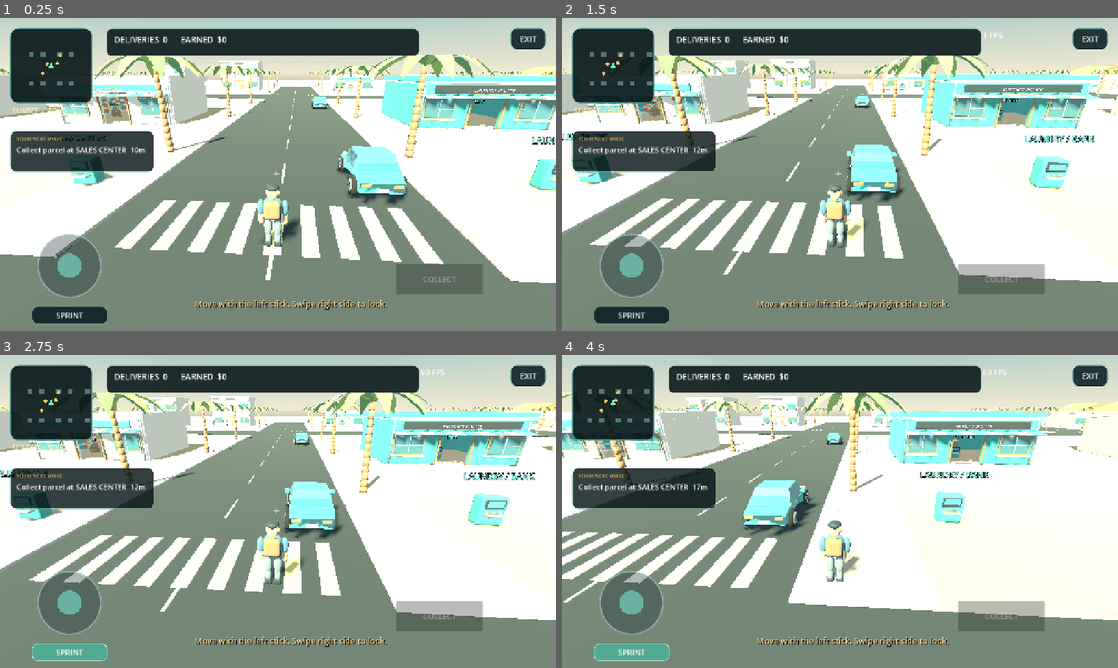
Above: before the commit, frames 1-4 (two rows, left to right).
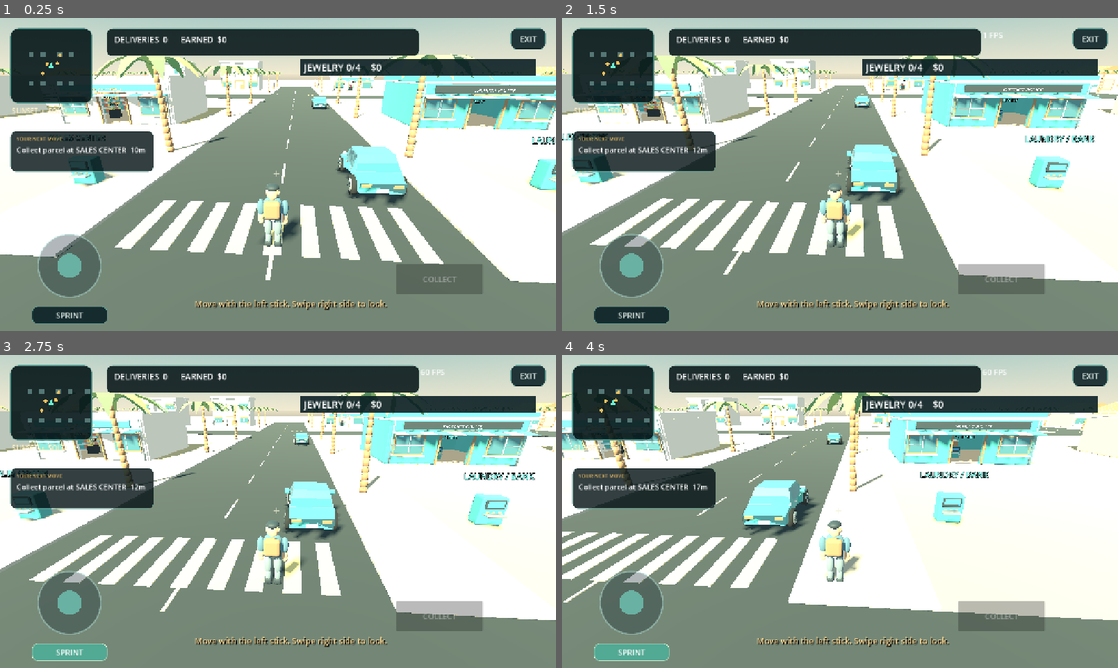
Above: after the commit, the same moments.

Repository: nydgrdp-del/district-run
Game: Godot game, scene res://main.tscn
Same seed, same stepped clock (60 frames per second), same inputs: the game is played once before the commit and once after it.
Inputs (mouse positions are in pixels of both pictures, inside the frame that each line leads up to):
- Up to frame 1 (0.25 s): no input
- Up to frame 2 (1.5 s): move the mouse to (962, 158) at 0.52 s; hold D (right) 0.53-1.25 s; hold Tab (bag) 0.53-1.25 s; click (962, 158) at 0.67 s; tap E (interact) at 0.8 s; drag from (728, 190) to (812, 237) at 1.27 s
- Up to frame 3 (2.75 s): click "SPRINT" at 2 s
- Up to frame 4 (4 s): tap Enter at 2.75 s; move the mouse to (895, 442) at 2.77 s; hold D (right) 2.78-3.5 s; hold M (mask) 2.78-3.5 s; tap Shift (sprint) at 3.05 s; drag from (812, 574) to (673, 464) at 3.52 s

The runs differ from the first frame. In frame 1, 2.3% of the frame differs, in the area x 18-97%, y 13-32%; in frame 2, 2.3%; in frame 3, 2.3%, in the area x 15-97%, y 13-32%; in frame 4, 2.3%.

Commit message:
Open solo shops and add persistent jewelry, car trunks and sales

Diff:
--- /dev/null
+++ b/client/scripts/jewelry.gd
@@ -0,0 +1,116 @@
+extends RefCounted
+
+const ITEMS := ["Gold ring","Ruby","Sapphire"]
+const VALUES := [180,320,450]
+const SAVE := "user://jewelry.cfg"
+var bag: Array = []
+var trunks: Dictionary = {}
+var taken: Dictionary = {}
+var cash := 0
+var solo := false
+var displays: Dictionary = {}
+
+func load_progress() -> void:
+	var save:=ConfigFile.new()
+	if save.load(SAVE)==OK:
+		bag=save.get_value("inventory","bag",[])
+		trunks=save.get_value("inventory","cars",{})
+		taken=save.get_value("inventory","taken",{})
+		cash=save.get_value("inventory","cash",0)
+
+func save_progress() -> void:
+	var save:=ConfigFile.new()
+	for entry in [["bag",bag],["cars",trunks],["taken",taken],["cash",cash]]:
+		save.set_value("inventory",entry[0],entry[1])
+	save.save(SAVE)
+
+func add_shop(world: Node, shop: Node3D, id: String) -> void:
+	var stand:=StandardMaterial3D.new()
+	stand.albedo_color=Color("263035")
+	world.label_at(shop,"JEWELRY",Vector3(0,2.7,5.6),Color("ffe09a"))
+	for i in 3:
+		var key:="%s/%d" % [id,i]
+		var base:=Vector3(-2.8+i*2.8,0,1.4)
+		world.mesh_box(shop,base+Vector3.UP*.46,Vector3(.95,.92,.82),stand)
+		var piece:=MeshInstance3D.new()
+		if i==0:
+			var ring:=TorusMesh.new()
+			ring.inner_radius=.13
+			ring.outer_radius=.22
+			piece.mesh=ring
+			piece.rotation.x=.85
+		else:
+			var gem:=CylinderMesh.new()
+			gem.radial_segments=8
+			gem.top_radius=.13
+			gem.bottom_radius=.23
+			gem.height=.30
+			piece.mesh=gem
+		var mat:=StandardMaterial3D.new()
+		mat.albedo_color=[Color("ffc341"),Color("d82559"),Color("236deb")][i]
+		mat.metallic=.55
+		mat.roughness=.18
+		piece.material_override=mat
+		shop.add_child(piece)
+		piece.position=base+Vector3.UP*1.12
+		piece.visible=solo and not taken.has(key)
+		displays[key]=piece
+		piece.tree_exiting.connect(func(): if displays.get(key)==piece: displays.erase(key))
+
+func refresh() -> void:
+	for key in displays:
+		displays[key].visible=solo and not taken.has(key)
+
+func context(pos: Vector3,world: Node) -> Dictionary:
+	var nearest:=""
+	var distance:=1.8
+	for key in displays:
+		var piece: Node3D=displays[key]
+		if not piece.visible:
+			continue
+		var at:=piece.global_position
+		var d:=Vector2(pos.x-at.x,pos.z-at.z).length()
+		if d<distance:
+			nearest=key
+			distance=d
+	if nearest!="":
+		var i:=nearest.get_slice("/",1).to_int()
+		return {"kind":"take","key":nearest,"item":i,"text":"TAKE "+ITEMS[i] if bag.size()<4 else "BAG FULL"}
+	if not bag.is_empty() and pos.distance_to(world.stations.fence.position)<3:
+		return {"kind":"sell","text":"SELL JEWELRY"}
+	for id in world.vehicles:
+		var car: Node3D=world.vehicles[id]
+		if pos.distance_to(car.to_global(Vector3(0,0,2.9)))>1.6:
+			continue
+		var cargo: Array=trunks.get(id,[])
+		if not bag.is_empty() and cargo.size()<12:
+			return {"kind":"store","key":id,"text":"STORE IN TRUNK"}
+		if not cargo.is_empty() and bag.size()<4:
+			return {"kind":"unload","key":id,"text":"UNLOAD TRUNK"}
+		return {"kind":"","text":"TRUNK %d/12" % cargo.size()}
+	return {}
+
+func interact(action: Dictionary) -> void:
+	match action.get("kind",""):
+		"take":
+			if bag.size()>=4 or taken.has(action.key):
+				return
+			taken[action.key]=true
+			bag.append(action.item)
+			displays[action.key].hide()
+		"store","unload":
+			var cargo: Array=trunks.get(action.key,[])
+			if action.kind=="store":
+				while not bag.is_empty() and cargo.size()<12:
+					cargo.append(bag.pop_back())
+			else:
+				while not cargo.is_empty() and bag.size()<4:
+					bag.append(cargo.pop_back())
+			trunks[action.key]=cargo
+		"sell":
+			for item in bag:
+				cash+=VALUES[item]
+			bag.clear()
+		_:
+			return
+	save_progress()
--- a/client/scripts/main.gd
+++ b/client/scripts/main.gd
@@ -216,6 +216,7 @@
 	objective.autowrap_mode=TextServer.AUTOWRAP_WORD_SMART
 	touch=TouchControls.new()
 	root.add_child(touch)
+	touch.loot_pressed.connect(_jewel_action)
 	touch.vehicle_pressed.connect(_vehicle)
 	touch.look_changed.connect(func(delta: Vector2): yaw-=delta.x*.005; pitch=clampf(pitch+delta.y*.003,-.08,.9))
 	sprint_button=_button(hud,"SPRINT",Vector2(74,664),Vector2(173,40),func(): pass)
@@ -247,6 +248,8 @@
 
 func _start_practice() -> void:
 	practice=true
+	world.jewelry.solo=true
+	world.jewelry.refresh()
 	carrying=false
 	deliveries=0
 	net.player_id="local"
@@ -269,8 +272,18 @@
 	_practice_hud()
 	_notice("Move with the left stick. Swipe right side to look.")
 
+func _jewel_action() -> void:
+	if practice and you.vehicle=="":
+		world.jewelry.interact(world.jewelry.context(Vector3(you.x,0,you.z),world))
+		_practice_hud()
+
 func _practice_hud() -> void:
 	touch.vehicle_caption="EXIT CAR" if you.vehicle!="" else ("ENTER CAR" if _near_car()!="" else "")
+	var action: Dictionary=world.jewelry.context(Vector3(you.x,0,you.z),world) if you.vehicle=="" else {}
+	touch.loot_caption=action.get("text","")
+	touch.bag_caption="JEWELRY %d/4    $%d" % [world.jewelry.bag.size(),world.jewelry.cash]
+	if you.vehicle!="":
+		touch.bag_caption+="    TRUNK %d/12" % world.jewelry.trunks.get(you.vehicle,[]).size()
 	touch.queue_redraw()
 	var station: Dictionary=world.data.stations[1 if carrying else 0]
 	var offset:=Vector2(station.x-you.x,station.z-you.z)
@@ -315,7 +328,12 @@
 	for dx in range(-1,2):
 		for dz in range(-1,2):
 			for building in world.buildings_by_chunk.get(key+Vector2i(dx,dz),[]):
+				if building.style=="shop" and ignore_car=="":
+					continue
 				if absf(pos.x-building.x)<6.18+radius and absf(pos.y-building.z)<5.18+radius:
+					return true
+			for wall in world.walls_by_chunk.get(key+Vector2i(dx,dz),[]):
+				if absf(pos.x-wall[0])<wall[2]*.5+radius and absf(pos.y-wall[1])<wall[3]*.5+radius:
 					return true
 	for id in world.vehicles:
 		if id==ignore_car:
@@ -370,6 +388,10 @@
 func _disconnected() -> void:
 	playing=false
 	practice=false
+	world.jewelry.solo=false
+	world.jewelry.refresh()
+	touch.loot_caption=""
+	touch.bag_caption=""
 	touch.vehicle_caption=""
 	hud.hide()
 	menu.show()
@@ -570,6 +592,10 @@
 		if not str(you.vehicle).is_empty():
 			target=Vector3(you.x,1.5,you.z)
 		var offset := Vector3(.6,2.4+pitch*4,6.2).rotated(Vector3.UP,yaw)
+		var cell:=Vector2i(roundi(target.x/60),roundi(target.z/60))
+		for shop in world.buildings_by_chunk.get(cell,[]):
+			if shop.style=="shop" and absf(target.x-shop.x)<5.9 and absf(target.z-shop.z)<5:
+				offset=Vector3(.2,.65,1.8).rotated(Vector3.UP,yaw)
 		var desired := target+offset
 		var query := PhysicsRayQueryParameters3D.create(target,desired)
 		var hit := get_world_3d().direct_space_state.intersect_ray(query)
--- a/client/scripts/touch_controls.gd
+++ b/client/scripts/touch_controls.gd
@@ -1,6 +1,10 @@
 extends Control
 
 signal look_changed(delta: Vector2)
+signal loot_pressed
+var loot_caption := ""
+var bag_caption := ""
+const LOOT_RECT := Rect2(920,565,315,70)
 signal vehicle_pressed
 var vehicle_caption := ""
 const CAR_RECT := Rect2(995,480,235,70)
@@ -22,6 +26,10 @@
 	if event is InputEventScreenTouch:
 		var pos: Vector2 = event.position / scale_factor
 		if event.pressed and not event.canceled:
+			if not loot_caption.is_empty() and LOOT_RECT.has_point(pos):
+				loot_pressed.emit()
+				get_viewport().set_input_as_handled()
+				return
 			if not vehicle_caption.is_empty() and CAR_RECT.has_point(pos):
 				vehicle_pressed.emit()
 				get_viewport().set_input_as_handled()
@@ -51,6 +59,12 @@
 func _draw() -> void:
 	if not enabled:
 		return
+	if not bag_caption.is_empty():
+		draw_rect(Rect2(690,95,544,38),Color(.04,.12,.14,.9))
+		draw_string(ThemeDB.fallback_font,Vector2(700,122),bag_caption,HORIZONTAL_ALIGNMENT_LEFT,-1,22)
+	if not loot_caption.is_empty():
+		draw_rect(LOOT_RECT,Color(.22,.15,.05,.96))
+		draw_string(ThemeDB.fallback_font,LOOT_RECT.position+Vector2(0,44),loot_caption,HORIZONTAL_ALIGNMENT_CENTER,LOOT_RECT.size.x,24,Color.WHITE)
 	if not vehicle_caption.is_empty():
 		draw_rect(CAR_RECT,Color(.04,.16,.18,.94))
 		draw_rect(CAR_RECT,Color(.55,.92,.82),false,3)
--- a/client/scripts/world_view.gd
+++ b/client/scripts/world_view.gd
@@ -1,5 +1,6 @@
 extends Node3D
 
+var jewelry := preload("res://scripts/jewelry.gd").new()
 var data: Dictionary
 var chunks := {}
 var buildings_by_chunk := {}
@@ -16,6 +17,7 @@
 var line_material := StandardMaterial3D.new()
 
 func _ready() -> void:
+	jewelry.load_progress()
 	data = JSON.parse_string(FileAccess.get_file_as_string("res://data/world.json"))
 	for building in data.buildings:
 		var key := Vector2i(roundi(building.x/60.0), roundi(building.z/60.0))
@@ -120,6 +122,8 @@
 		var building: Node3D = models[b.style].instantiate()
 		building.position = Vector3(b.x,0,b.z)
 		root.add_child(building)
+		if b.style=="shop":
+			jewelry.add_shop(self,building,b.id)
 	# Shared authoritative wall rectangles also stop camera clipping on the client.
 	for wall in walls_by_chunk.get(key, []):
 		var body := StaticBody3D.new()
Not shown, changed: client/export_presets.cfg
Not shown, added: client/scripts/jewelry.gd.uid
